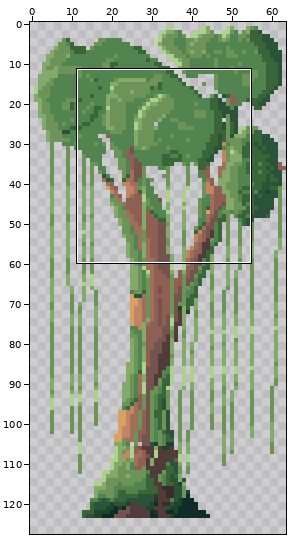
File history of a pixel-art file, Effects/Explosion_spritepack_2/Explosion VFX 1/Jungle Tree.aseprite. The first picture is a wide view before the edit; the outline marks the close-up.
Close-up. Earlier state:
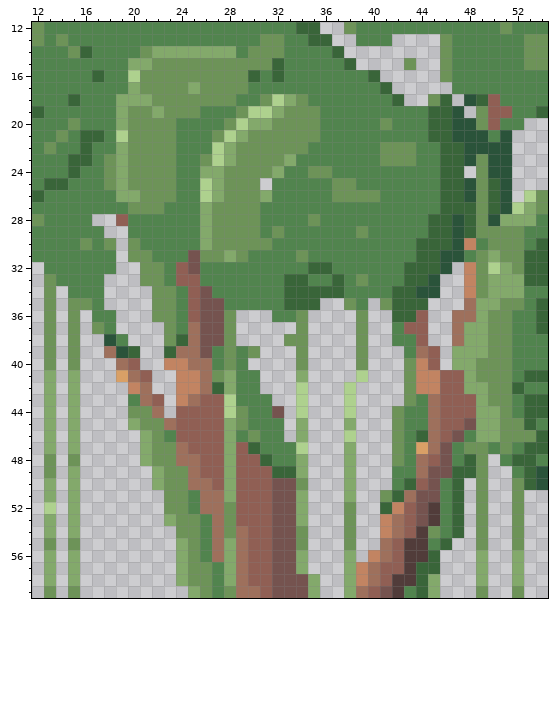
64x140 pixels, 1 frame. Shown: x 12..54, y 12..59. The wide view leaves out empty margins.
After:
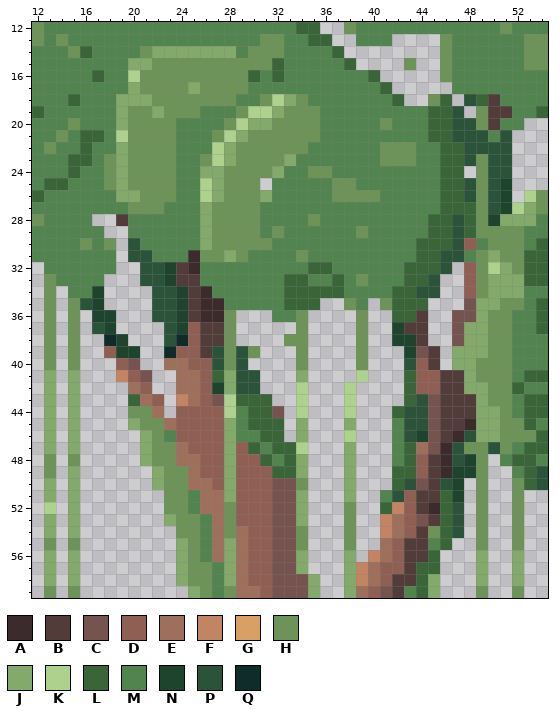
Palette (. is transparent): A #3c2b2c  B #513c3a  C #75534f  D #905f54  E #9e705c  F #c28462  G #d9a066  H #6d9358  J #83a96b  K #aed18e  L #396539  M #51844e  N #1e442d  P #2a533a  Q #0f2c2a
Diff:
Changed rows in their new state; - is an unchanged pixel.
Layer "stem":
first column x 50:
18 B-
19 BB
20 B-
first column x 16:
25 ----------------------------------PN
26 ----------------------------------PN
27 ----------------------------------PN
28 ---B------------------------------N-
30 ----P---------------------------D---
31 ----PP---A--------------------------
32 -----PPNBA----------------------D---
33 -----PPNBB----------------------D---
34 -N----PPNBA---------------------D---
35 PN----PPNBAA--------------------C---
36 -NN---PPNBAA----------------B--CC---
37 -PN----PNDBB--------------NBB--C----
38 --QN---PQDBB--------------NNB--C----
39 --DNN--QDDBP-P-------------NCB------
40 ---DC--EEDDP-P-------------PDB------
41 ---FDC--EEDL-PP------------LDDBB----
42 ----ED--EEDN-PP------------LDDBB----
43 ----L------C-LLL-----------LPCBBB---
44 -------------MLL----------LPPCBBB---
45 -------------MLLL---------MPPCBBA---
46 --------------MLL---------MPNCBAP---
47 ----------------LL--------MLECAP--P-
48 -----------------L--------MLDBAPN---
49 --------------------------LLDBANN---
50 --------------------------LPCBPN----
51 -------------------------MPDBBLN----
52 ----------------------------BALP----
53 ------------------------------LP----
54 ------------------------------LP----
Pixel boxes of the changes (left, top, right, bottom) in both close-ups:
changed: (488, 94, 512, 130)
changed: (380, 178, 512, 538)
changed: (80, 214, 296, 466)
